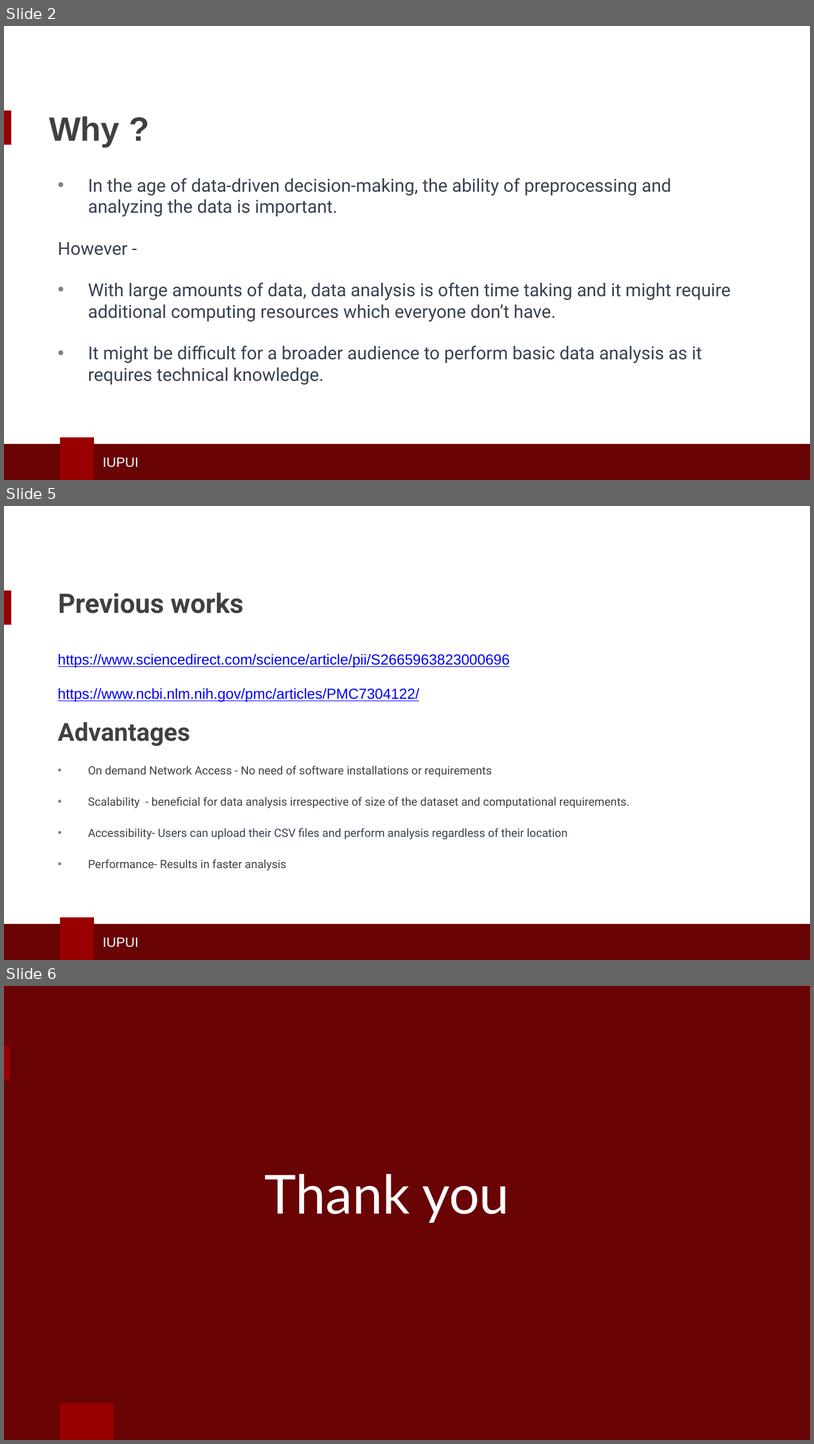
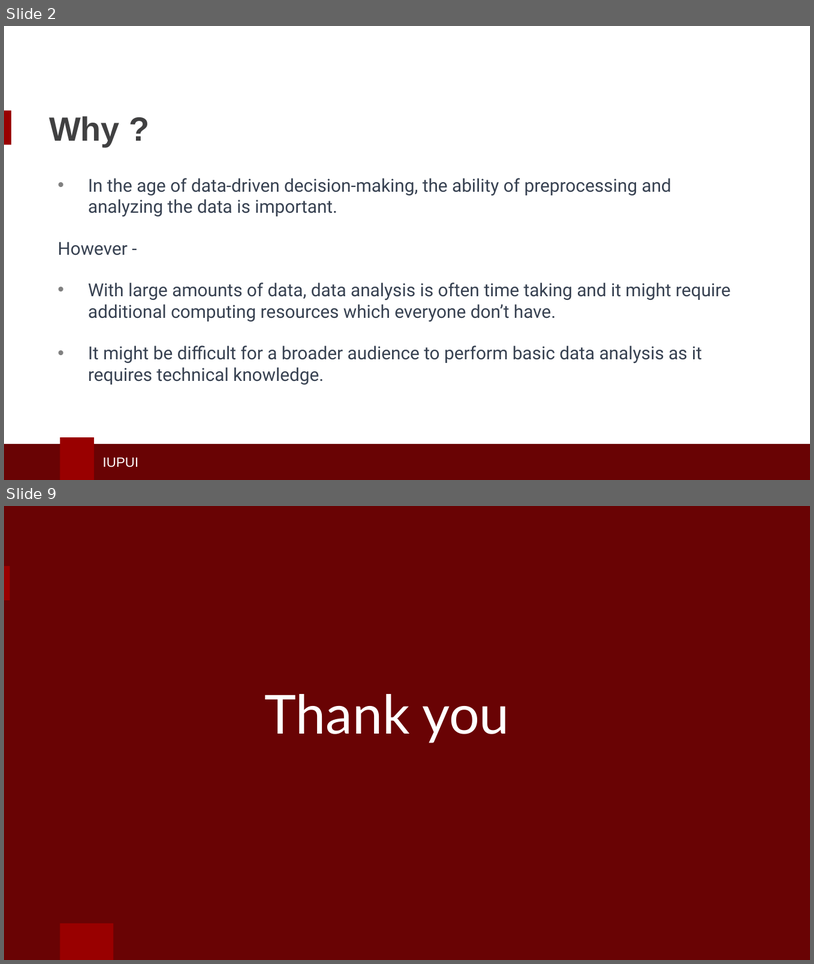
Before and after one commit to HymavathiG2712/Cloud-Based-Generalized-Data-Analysis-Platform, a slide deck: docs/cc_project_premilinary.pptx. Shown one above the other, each under a label of ours: slides 2, 5 and 6 before the commit, slides 2 and 9 after it; the slides between them are not shown. The pictures are 814x1444 and 814x964 pixels, drawn with LibreOffice and Linux fonts; fonts in the diff are those of the drawing; background and template pictures are left out. Boxes give left, top, right and bottom in pixels: in the first picture for what was removed or moved away, otherwise in the second. Text is boxed around its words. In the diff, an @@ line names an element or a change of style, - is before the commit and + after.

```diff
--- a/docs/cc_project_premilinary.pptx
+++ b/docs/cc_project_premilinary.pptx
@@ slide 5 removed at <box>4,506,810,960</box>, background #FFFFFF; not listed: 4 template elements that a slide beside it also shows @@
@@ title removed at <box>58,592,244,613</box> @@
-Previous works
@@ text removed at <box>58,654,630,870</box> @@
-https://www.sciencedirect.com/science/article/pii/S2665963823000696
-https://www.ncbi.nlm.nih.gov/pmc/articles/PMC7304122/
-Advantages
-• On demand Network Access - No need of software installations or requirements
-• Scalability - beneficial for data analysis irrespective of size of the dataset and computational requirements.
-• Accessibility- Users can upload their CSV files and perform analysis regardless of their location
-• Performance- Results in faster analysis
@@ what was slide 6 is now slide 9 @@
```
Also in this commit, not shown: 1 slide changed, 5 slides added, 1 other slide removed.
